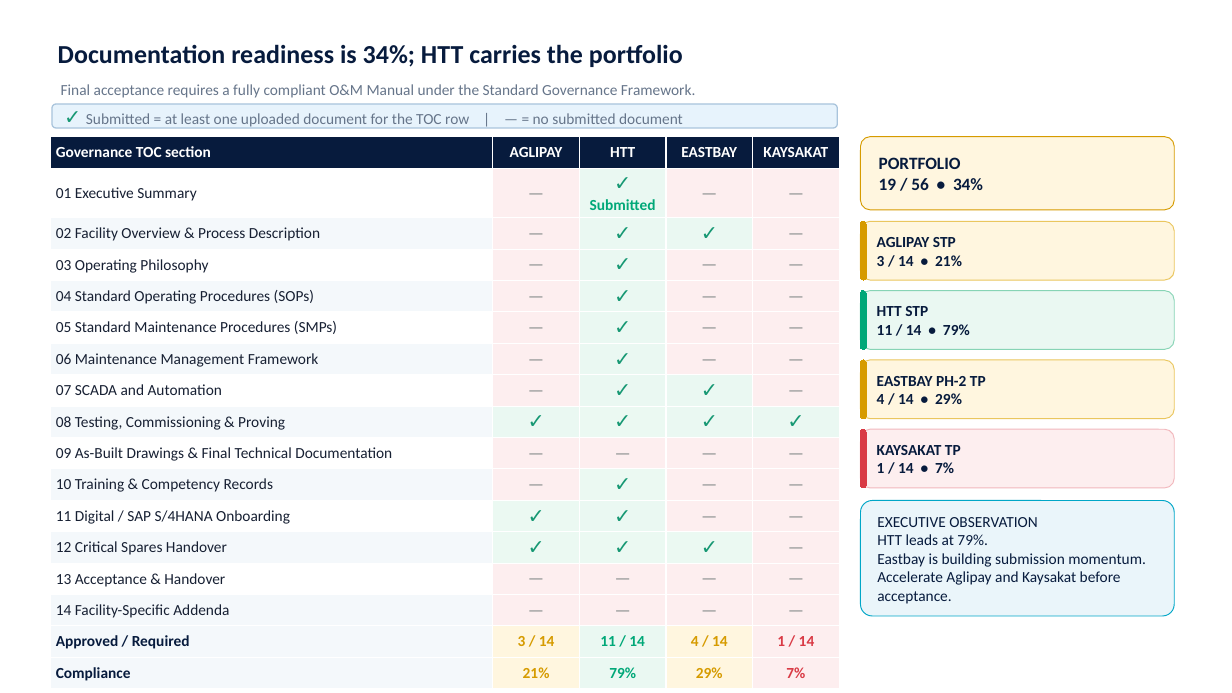
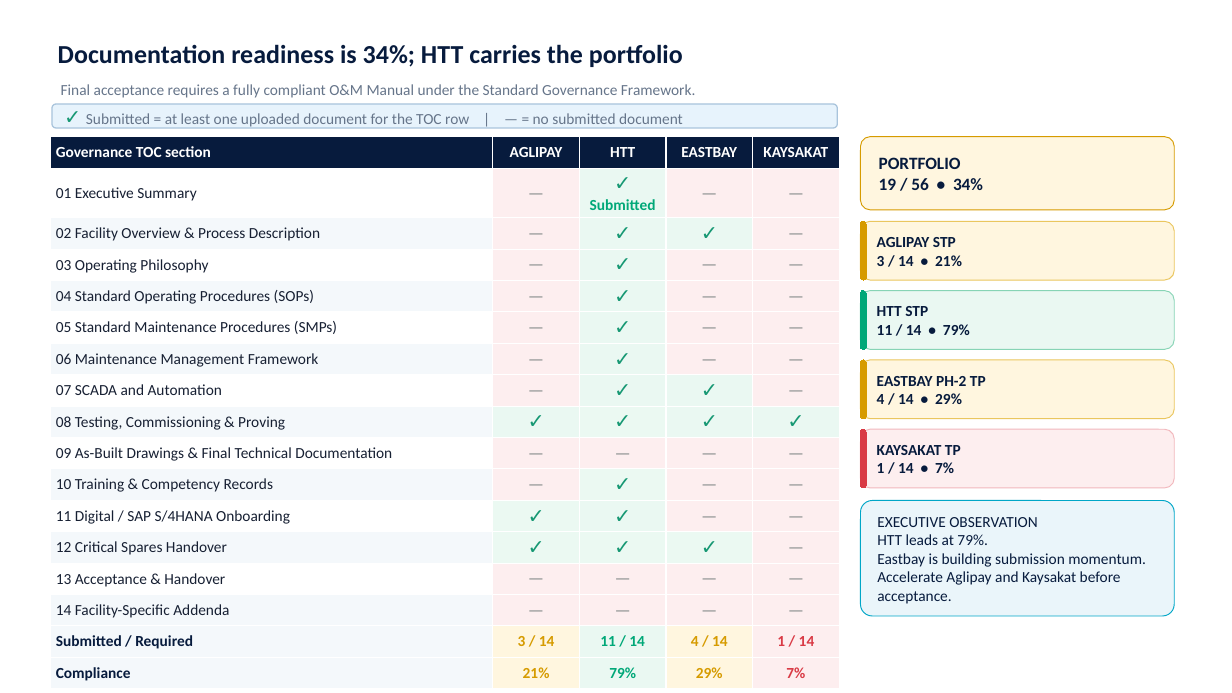
Before and after one commit to estrangender26/odm-dashboard, a slide deck: slide 3 of src/modules/governance-v3/templates/Onboarding Status.pptx. Drawn at 1232x693 pixels with LibreOffice and Linux fonts; fonts in the diff are those of the drawing. Boxes give left, top, right and bottom in pixels: in the first picture for what was removed or moved away, otherwise in the second. Text is boxed around its words. In the diff, an @@ line names an element or a change of style, - is before the commit and + after.

Commit message:
fix: replace Approved with Submitted in Governance V3 presentation

```diff
--- a/src/modules/governance-v3/templates/Onboarding Status.pptx
+++ b/src/modules/governance-v3/templates/Onboarding Status.pptx
@@ table at (50,137,840,685) @@
-row 16, column 1: Approved / Required
+row 16, column 1: Submitted / Required
```
Also in this commit, not shown: 3 other files.
